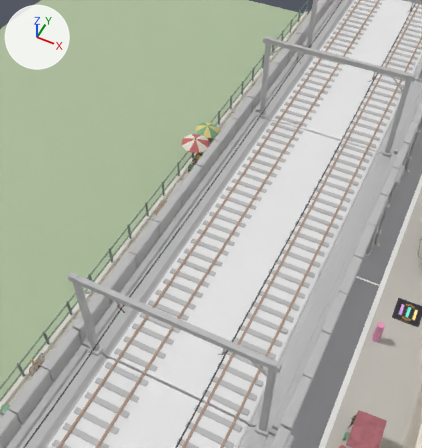
One commit to the Blender file ArtSource/ilalim/props.blend: the scene before it, then after it.
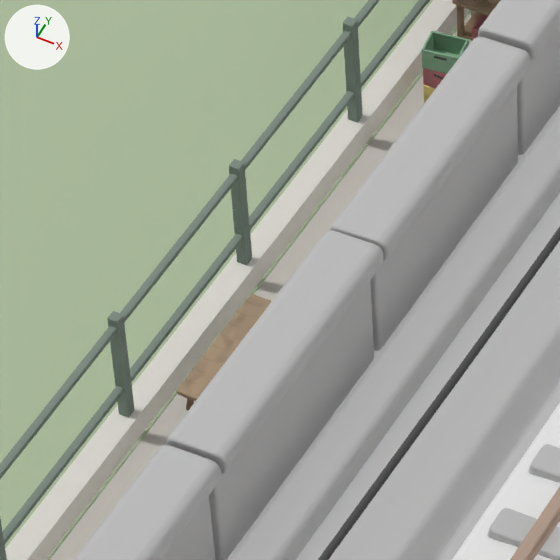
There are two pictures of each version: one from a 50 mm lens placed at (6.89, -20.19, 33.84), pointed at (-6.91, 7.42, -0.67), one close up on the part from 31% to 49% of the width and 36% to 53% of the height. Arrows for +X, +Y and +Z are at upper left; the lights stay in place. The first two pictures are the older version.

Names of what the first close-up shows: 'LRT (linked)', 'prop_bench', 'prop_crate_stack_w', 'prop_stall_fruit', 'stand-in fence base', 'stand-in fence post.018', 'stand-in fence post.019', 'stand-in fence post.020', 'stand-in fence rail', 'stand-in fence rail.001', 'stand-in lawn', 'stand-in pavement' and 1 more.
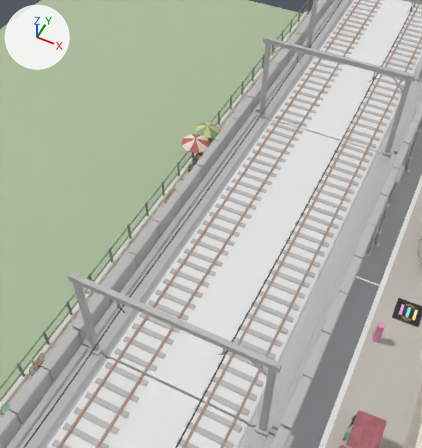
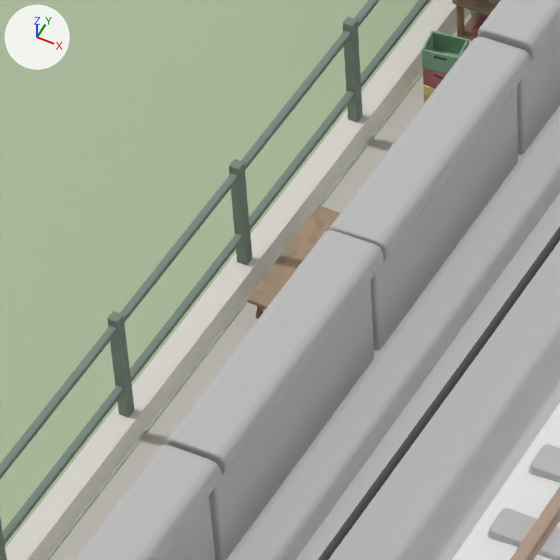
Pixel boxes [x1, y1, x2, y2] of what changed, in the close-ups (560 x 560 px):
'prop_bench', moved: before [176, 294, 272, 410]; after [247, 206, 340, 319]

Diff of the bpy script that builds the scene:
```diff
--- a/ArtSource/ilalim/props.blend.py
+++ b/ArtSource/ilalim/props.blend.py
@@ ob_prop_bench @@
 ob_prop_bench = bpy.data.objects.new('prop_bench', me_prop_bench)
-ob_prop_bench.location = (-10.62, 6.2, 0.21)
+ob_prop_bench.location = (-10.62, 7.7, 0.21)
 _m = ob_prop_bench.modifiers.new('Bevel', 'BEVEL')
```
